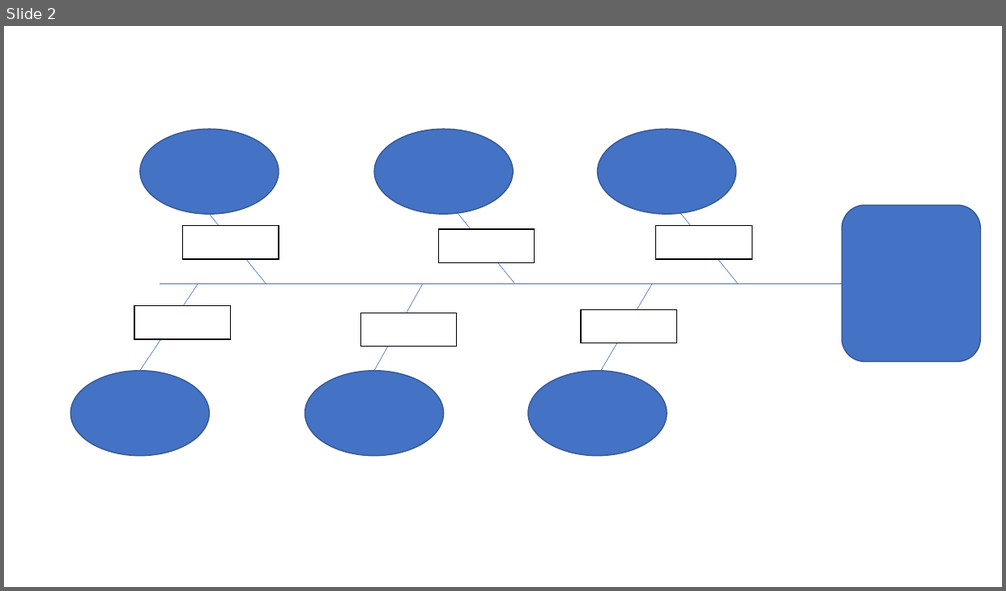
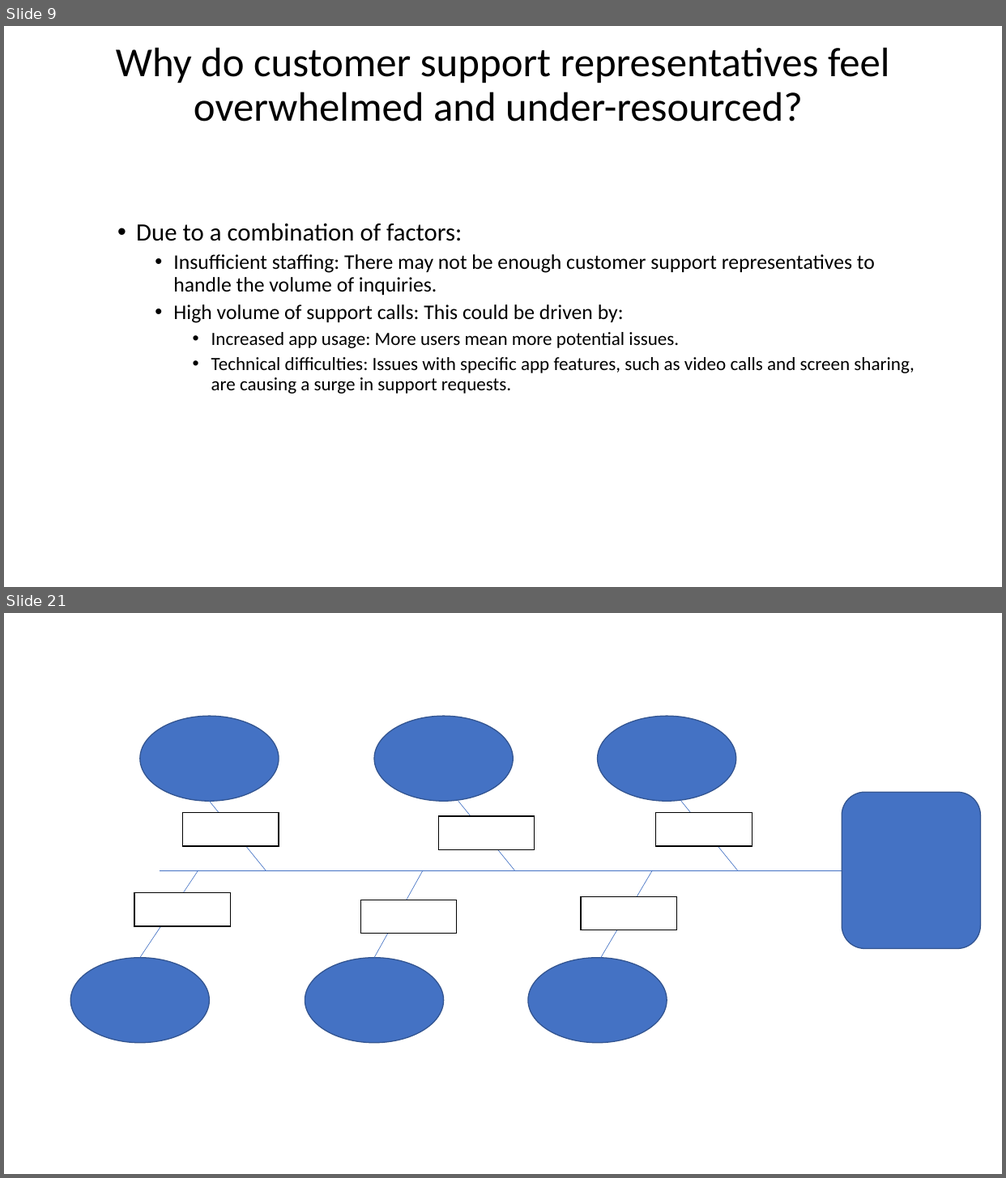
Before and after one commit to Fora1030/data-structures, a slide deck: other/Root Cause Analysis Templates (1).pptx. Shown one above the other, each under a label of ours: slide 2 before the commit, slides 9 and 21 after it; the slides between them are not shown. The pictures are 1006x591 and 1006x1178 pixels, drawn with LibreOffice and Linux fonts; fonts in the diff are those of the drawing. Boxes give left, top, right and bottom in pixels: in the first picture for what was removed or moved away, otherwise in the second. Text is boxed around its words. In the diff, an @@ line names an element or a change of style, - is before the commit and + after.

```diff
--- a/other/Root Cause Analysis Templates (1).pptx
+++ b/other/Root Cause Analysis Templates (1).pptx
@@ slide 9 added at bbox=[4, 26, 1002, 587], background #FFFFFF @@
@@ title added at bbox=[116, 47, 889, 122], 39.6 pt, text #000000 @@
+Why do customer support representatives feel overwhelmed and under-resourced?
@@ text added at bbox=[136, 223, 914, 394], 18 pt, text #000000 @@
+  • Due to a combination of factors:
+    • Insufficient staffing: There may not be enough customer support representatives to handle the volume of inquiries.
+    • High volume of support calls: This could be driven by:
+      • Increased app usage: More users mean more potential issues.
+      • Technical difficulties: Issues with specific app features, such as video calls and screen sharing, are causing a surge in support requests.
@@ what was slide 2 is now slide 21 @@
```
Also in this commit, not shown: 1 slide changed, 18 other slides added, 2 other files.
